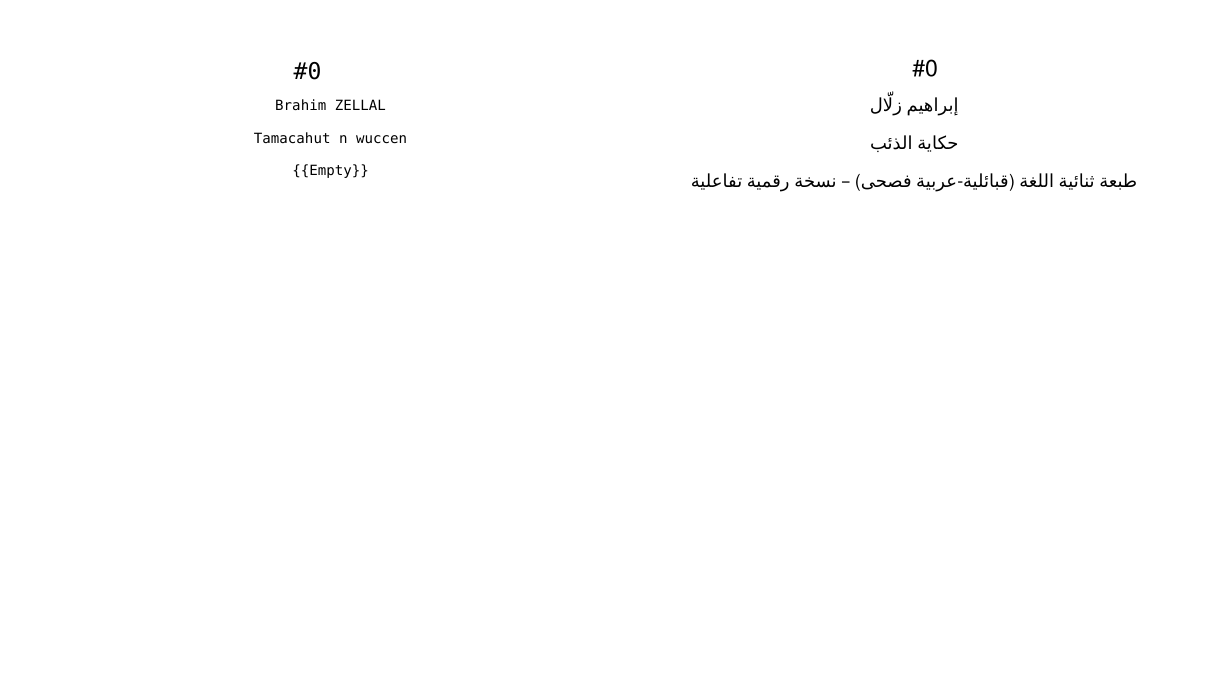
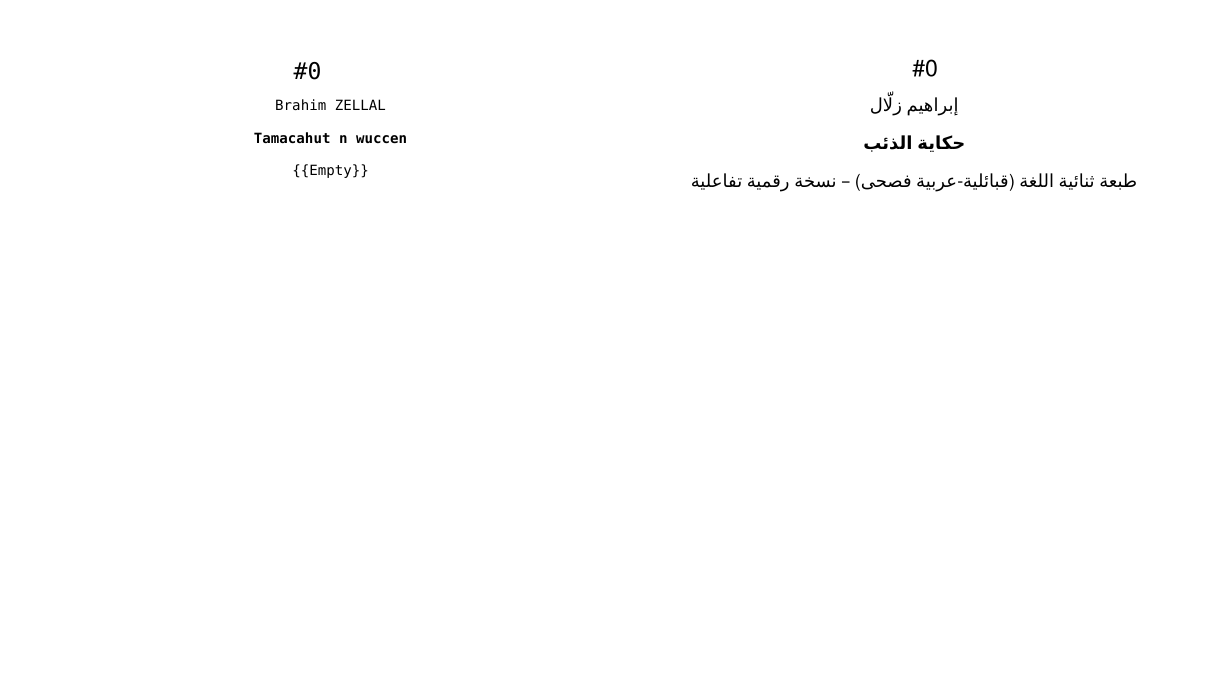
Before and after one commit to sferhah/tamacahut_n_wuccen, a slide deck: slide 1 of Uccen.ConsoleApp/Resources/pptx/uccen.arb.pptx. Drawn at 1232x693 pixels with LibreOffice and Linux fonts; fonts in the diff are those of the drawing. Boxes give left, top, right and bottom in pixels: in the first picture for what was removed or moved away, otherwise in the second. Text is boxed around its words. In the diff, an @@ line names an element or a change of style, - is before the commit and + after.

```diff
--- a/Uccen.ConsoleApp/Resources/pptx/uccen.arb.pptx
+++ b/Uccen.ConsoleApp/Resources/pptx/uccen.arb.pptx
@@ table at (30, 15, 1205, 668) @@
@@ bold on in "Tamacahut n wuccen", "حكاية الذئب" @@
```
Also in this commit, not shown: 6 other slides changed, 13 other files.
